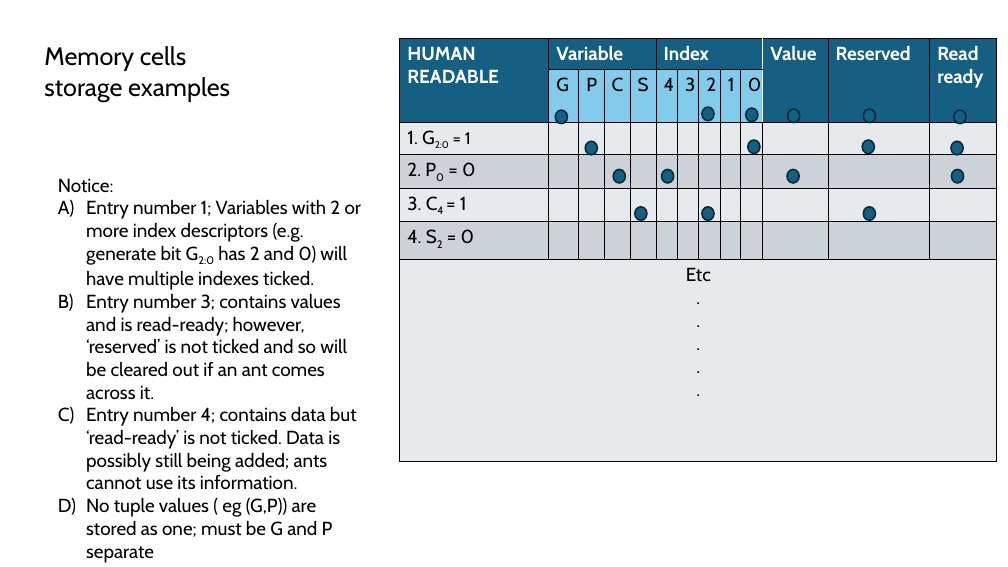
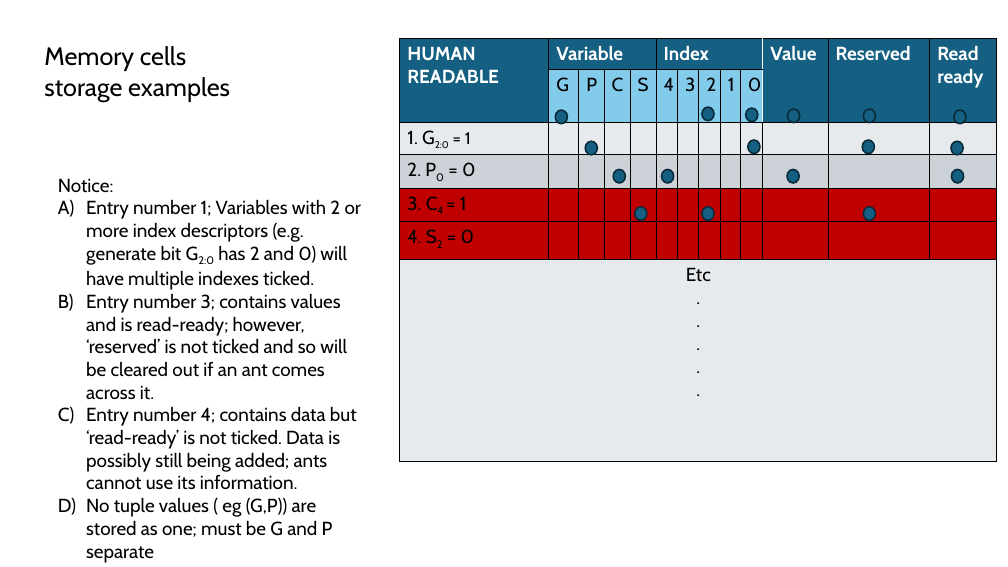
Before and after one commit to John-Cap/Ant-Colony-Calculator-Simulator, a slide deck: slide 2 of design/ant_board.pptx. Drawn at 1008x567 pixels with LibreOffice and Linux fonts; fonts in the diff are those of the drawing. Boxes give left, top, right and bottom in pixels: in the first picture for what was removed or moved away, otherwise in the second. Text is boxed around its words. In the diff, an @@ line names an element or a change of style, - is before the commit and + after.

```diff
--- a/design/ant_board.pptx
+++ b/design/ant_board.pptx
@@ table at (400,39,997,430) @@
@@ fill #E8EAED to #C00000 in row 5 @@
@@ fill #CCD2D8 to #C00000 in row 6 @@
```
Also in this commit, not shown: 1 other slide changed, 2 slides added, 2 slides removed.
